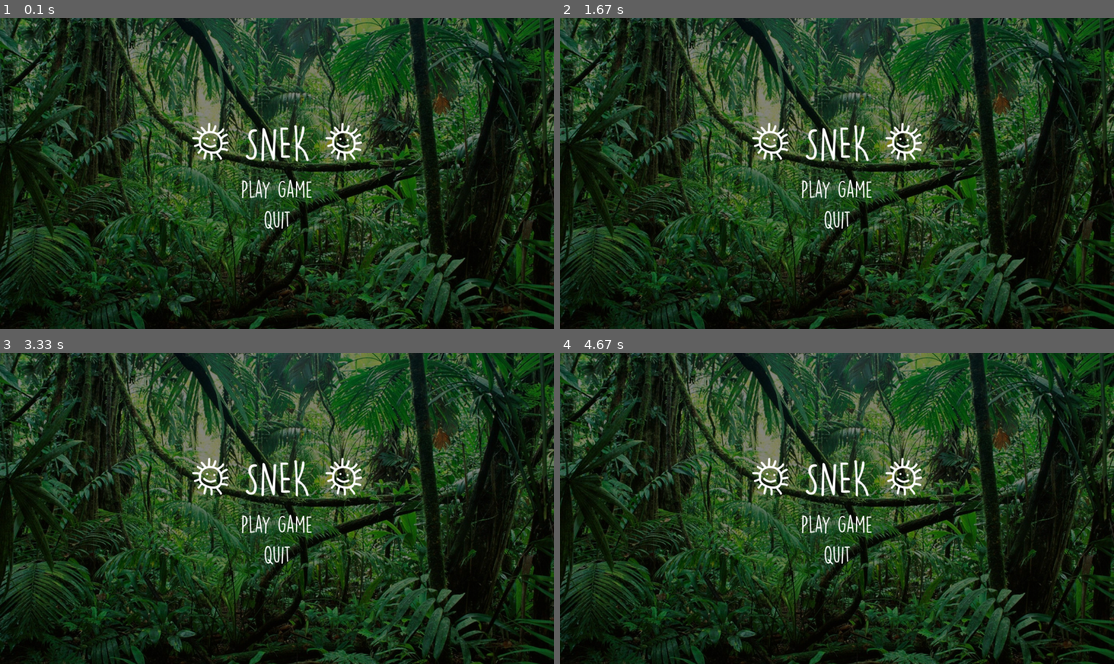
Above: before the commit, frames 1-4 (two rows, left to right).
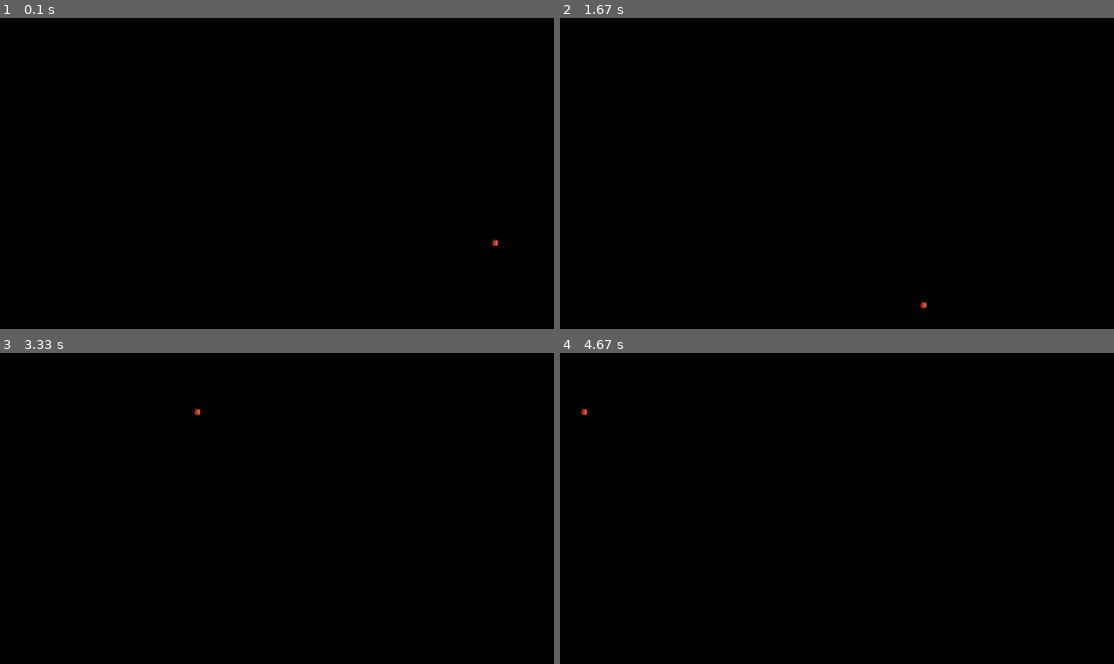
Above: after the commit, the same moments.

Repository: Carberra/pygame-tutorial
Game: pygame game, started from snek.pyw
Same seed, same stepped clock (60 frames per second), same inputs: the game is played once before the commit and once after it.
Inputs (mouse positions are in pixels of both pictures, inside the frame that each line leads up to):
- Up to frame 1 (0.1 s): no input
- Up to frame 2 (1.67 s): tap Enter at 0.33 s
- Up to frame 3 (3.33 s): tap Space at 3.23 s
- Up to frame 4 (4.67 s): move the mouse to (1036, 483) at 3.6 s; tap Space at 3.63, 3.93, 4.13 s; move the mouse to (1030, 570) at 4.1 s

The runs differ from the first frame. In frame 1, 74% of the frame differs, in the area x 0-100%, y 0-100%; in frame 2, 74%; in frame 3, 74%; in frame 4, 74%.

Commit message:
Add apple sprite

Diff:
--- a/snek/client.py
+++ b/snek/client.py
@@ -11,7 +11,7 @@
     def __init__(self):
         self.clock = pg.time.Clock()
         self.wnd = snek.Window(snek.WINDOW_WIDTH, snek.WINDOW_HEIGHT, snek.WINDOW_CAPTION)
-        self.scene = snek.MenuScene(self)
+        self.scene = snek.MainScene(self)
 
     def run(self):
         while True:
--- a/snek/scenes.py
+++ b/snek/scenes.py
@@ -1,4 +1,4 @@
-__all__ = ("MenuScene",)
+__all__ = ("MenuScene", "MainScene")
 
 
 import abc
@@ -75,3 +75,29 @@
         self.wnd.blit(self.background)
         for i in (self.title, *self.buttons):
             self.wnd.blit_ui(i)
+
+
+class MainScene(Scene):
+    __slots__ = Scene.__slots__ + ("background", "apple")
+
+    def __init__(self, client):
+        super().__init__(client)
+        self.background = snek.Sprite(pg.image.load("./assets/backgrounds/board.png").convert(), 0, 0)
+        self.apple = snek.AppleSprite(pg.image.load("./assets/sprites/apple.png").convert_alpha())
+
+    def handle_events(self, events):
+        for event in events:
+            if event.type == pg.KEYDOWN:
+                self.apple.teleport()
+                events.remove(event)
+        return events
+
+    def update(self, delta):
+        self.timer += delta
+
+        if self.timer % 1 < 0.002:
+            self.apple.teleport()
+
+    def draw(self):
+        # self.wnd.blit(self.background)
+        self.wnd.blit(self.apple)
--- a/snek/sprites.py
+++ b/snek/sprites.py
@@ -1,3 +1,8 @@
+import random
+
+import snek
+
+
 class Sprite:
     __slots__ = ("surface", "rect")
 
@@ -28,3 +33,33 @@
     @property
     def size(self):
         return (self.w, self.h)
+
+    def move(self, x=None, y=None):
+        if x is None and y is None:
+            return
+
+        self.rect.update(
+            x if x is not None else self.x,
+            y if y is not None else self.y,
+            self.w,
+            self.h,
+        )
+
+
+class AppleSprite(Sprite):
+    __slots__ = Sprite.__slots__
+
+    def __init__(self, surface):
+        w = surface.get_width()
+        h = surface.get_height()
+        super().__init__(
+            surface,
+            round(random.randint(w, snek.WINDOW_WIDTH - (w * 2)) / w) * w,
+            round(random.randint(82, snek.WINDOW_HEIGHT - (h * 2)) / h) * h,
+        )
+
+    def teleport(self):
+        self.move(
+            round(random.randint(self.w, snek.WINDOW_WIDTH - (self.w * 2)) / self.w) * self.w,
+            round(random.randint(82, snek.WINDOW_HEIGHT - (self.h * 2)) / self.h) * self.h,
+        )
